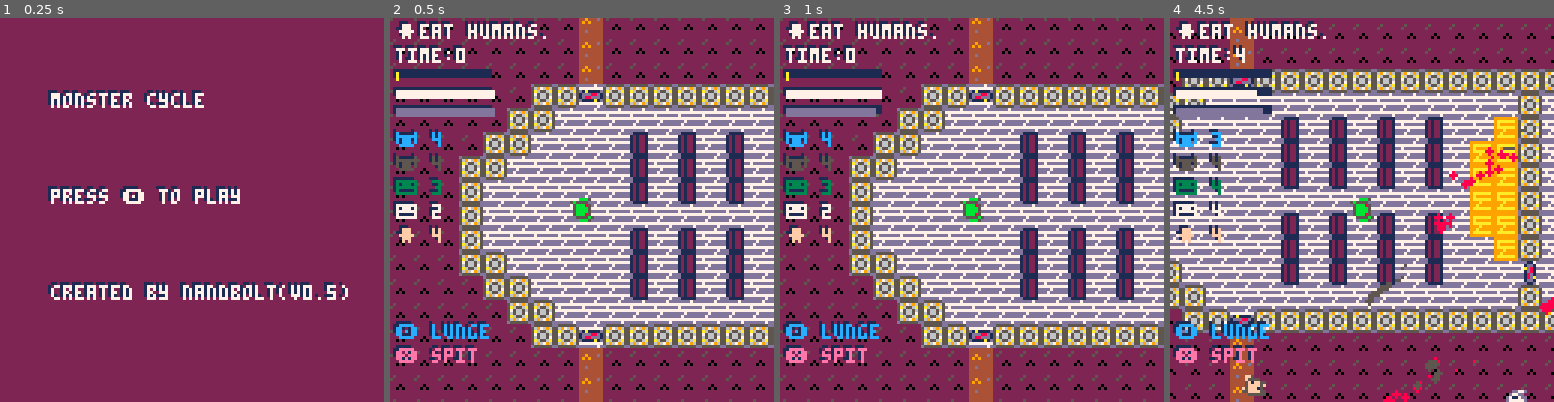
Above: before the commit, frames 1-4 (left to right).
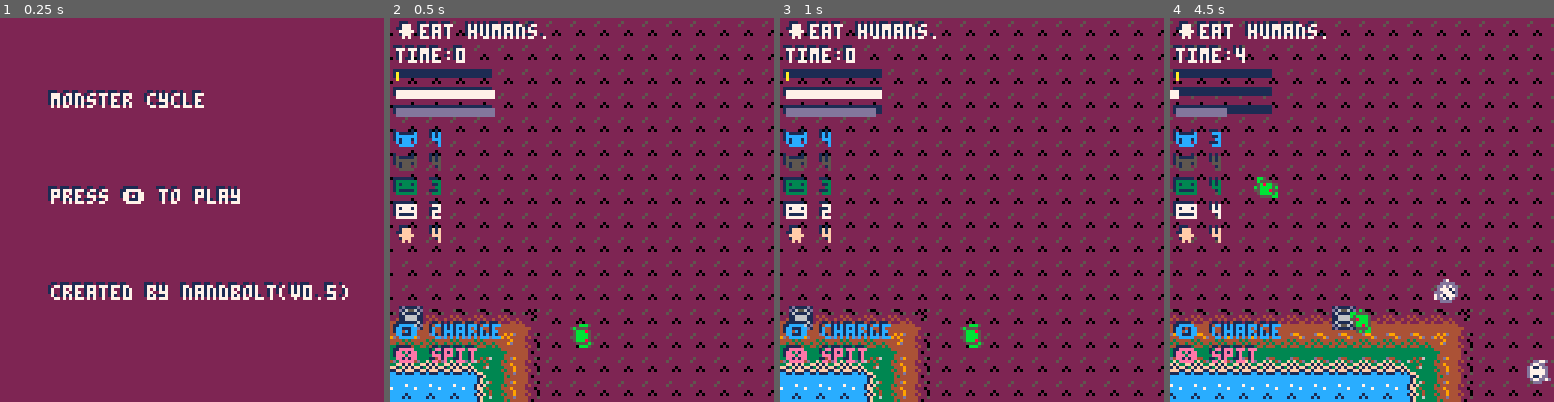
Above: after the commit, the same moments.

Repository: nandbolt/Monster-Cycle
Game: PICO-8 cartridge monster-cycle.p8
The game is run twice, just before and just after one commit, with the same random seed, the same clock (stepped at 60 frames per second) and the same inputs.
Inputs:
- Up to frame 1 (0.25 s): no input
- Up to frame 2 (0.5 s): tap X (X key) at 0.33 s
- Up to frame 3 (1 s): tap O (Z key) at 0.7 s
- Up to frame 4 (4.5 s): tap X (X key) at 1.07, 1.85, 2.97, 4.08 s; hold Right 1.6-2.1 s; tap O (Z key) every 0.4 s from 1.7 to 4.1 s; hold Up 2.15-2.42 s; hold Right 2.47-3.03 s; hold Left 3.08-3.58 s; hold Down 3.63-3.97 s; hold Right from 4.02 s (still down)

Frame 1 is identical in both runs. In frame 2, 63% of the frame differs, in the area x 0-100%, y 0-100%; in frame 3, 63%; in frame 4, 78%.

Commit message:
zombie changes

Diff:
--- a/monster-cycle.p8
+++ b/monster-cycle.p8
@@ -83,8 +83,8 @@
 		end
 
 		--add player
-		spnr.x=hmw+irnd(0,128)-64
-		spnr.y=hmh+irnd(0,128)-64
+		spnr.x=irnd(0,mw)
+		spnr.y=irnd(0,mh)
 		if rnd(1)<0.5 then
 			--make_ghost(spnr.x,spnr.y,true)
 			make_zombie(spnr.x,spnr.y,true)
@@ -572,8 +572,12 @@
 	zombie.ascenders=beds
 	zombie.targs={humans}
 
+	--movement
+	zombie.accel=0.05
+
 	--trail
-	--init_trail(zombie,11)
+	init_trail(zombie,11)
+	zombie.trailon=false
 
 	--sprite
 	zombie.rsprs={33,49}
@@ -582,13 +586,16 @@
 	zombie.sprs=zombie.rsprs
 
 	--dash
-	init_run(zombie,3)
+	init_run(zombie,4)
+
+	--blaster
+	init_zombie_blaster(zombie)
 
 	--player or npc
 	if is_player then
 		zombie.update_input=update_player_input
 		zombie.goal="웃eat humans."
-		zombie.oprompt="🅾️ lunge"
+		zombie.oprompt="🅾️ charge"
 		zombie.xprompt="❎ spit"
 		player=zombie
 	else
@@ -605,6 +612,8 @@
 	--get input
 	zombie.update_input(zombie)
 	update_run(zombie)
+	update_blaster(zombie)
+	update_trail(zombie)
 
 	--move and collide
 	move_and_collide(zombie)
@@ -641,6 +650,19 @@
 	zombie.dx=zombie.tx-zombie.x
 	zombie.dy=zombie.ty-zombie.y
 	normalize_dir(zombie)
+end
+
+--init zombie blaster
+function init_zombie_blaster(zombie)
+	init_blaster(zombie)
+	zombie.pc1=11
+	zombie.pc2=3
+	zombie.paccel=0.05
+	zombie.pburst=2
+	zombie.psize=2
+	zombie.pspd=0
+	zombie.plife=30
+	zombie.pcost=30
 end
 -->8
 --actor
@@ -881,18 +903,22 @@
 function init_trail(a,c)
 	a.normctrail=c --normal trail color
 	a.ctrail=a.normctrail --trail color
+	a.trailon=true --trail on
 end
 
 --update trail
 function update_trail(a)
-	a.ctrail=a.normctrail
-	if (a.xp==a.maxxp) then
-		a.ctrail=10
-	elseif (a.dashing) then
-		a.ctrail=a.dashctrail
-	end
-	add_p(a.x+irnd(-a.bbhw,a.bbhw),
-		a.y+irnd(-a.bbhh,a.bbhh),a.ctrail)
+	if (a.trailon or a.xp==a.maxxp) then
+		if (a.xp==a.maxxp) then
+			a.ctrail=10
+		elseif (a.dashing) then
+			a.ctrail=a.dashctrail
+		else
+			a.ctrail=a.normctrail
+		end
+		add_p(a.x+irnd(-a.bbhw,a.bbhw),
+			a.y+irnd(-a.bbhh,a.bbhh),a.ctrail)
+	end
 end
 
 --init dash
